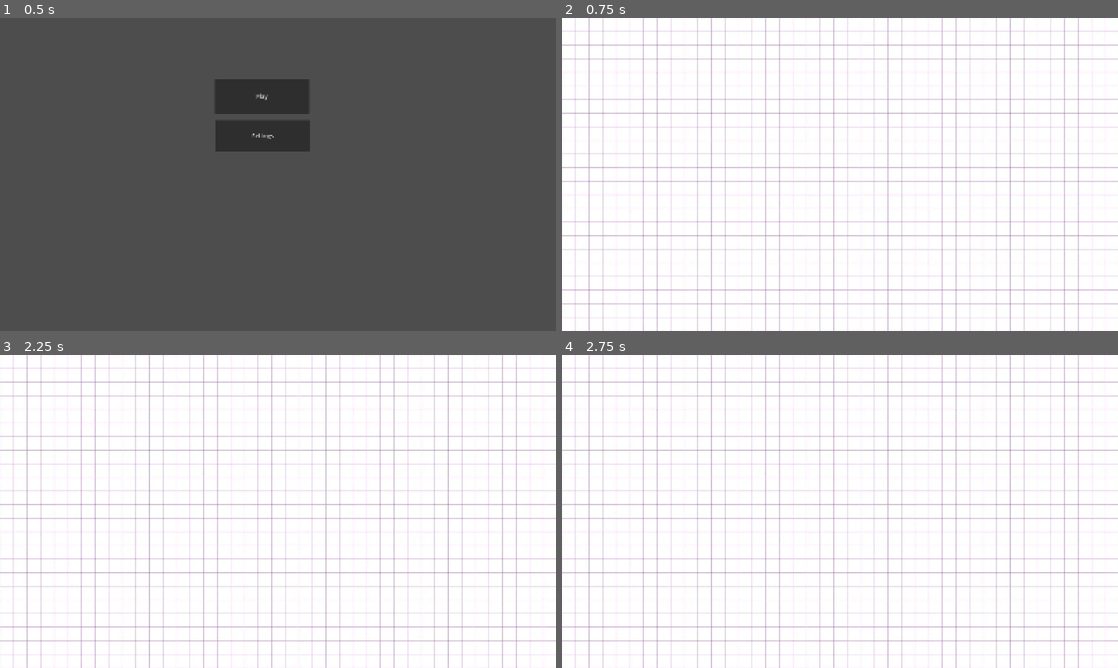
Above: before the commit, frames 1-4 (two rows, left to right).
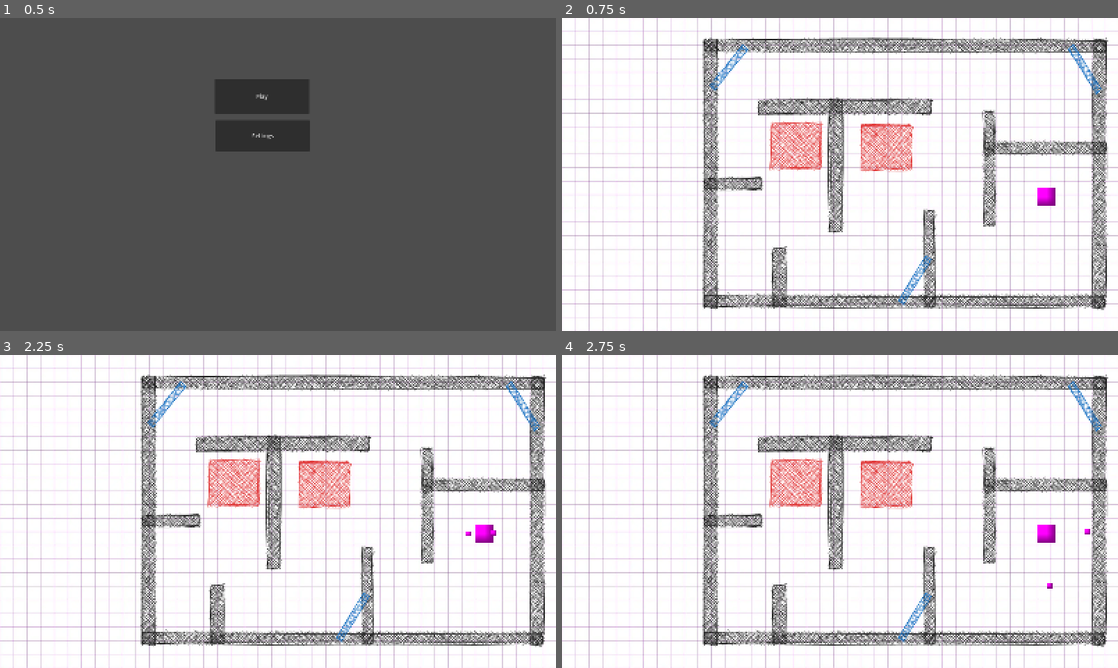
Above: after the commit, the same moments.

Repository: RebellionDevs/100P
Game: Godot game, scene res://scenes/main_menu.tscn
Two runs of this game, one before a commit and one after it. Both use one fixed random seed, a clock stepped at 60 frames per second and the inputs below.
Inputs (mouse positions are in pixels of both pictures, inside the frame that each line leads up to):
- Up to frame 1 (0.5 s): no input
- Up to frame 2 (0.75 s): click "Play" at 0.5 s
- Up to frame 3 (2.25 s): tap Enter at 1.25 s; move the mouse to (400, 495) at 1.27 s; click (400, 495) at 1.42 s; tap Space at 2 s; move the mouse to (166, 527) at 2.02 s; click (166, 527) at 2.17 s
- Up to frame 4 (2.75 s): no input

Frame 1 is identical in both runs. In frame 2, 18% of the frame differs, in the area x 25-99%, y 6-94%; in frame 3, 18%; in frame 4, 18%.

Commit message:
feat: add test-player, bullet, bullet-bouncing

Diff:
--- /dev/null
+++ b/scenes/bullet.tscn
@@ -0,0 +1,17 @@
+[gd_scene format=3 uid="uid://dtclgpudk4ih3"]
+
+[ext_resource type="Script" uid="uid://dthduphgyhnuk" path="res://scripts/bullet.gd" id="1_mkf8s"]
+
+[sub_resource type="PlaceholderTexture2D" id="PlaceholderTexture2D_hh6ca"]
+
+[sub_resource type="CircleShape2D" id="CircleShape2D_lstfj"]
+
+[node name="CharacterBody2D" type="CharacterBody2D" unique_id=573994088]
+script = ExtResource("1_mkf8s")
+
+[node name="Sprite2D" type="Sprite2D" parent="." unique_id=183231814]
+scale = Vector2(15, 15)
+texture = SubResource("PlaceholderTexture2D_hh6ca")
+
+[node name="CollisionShape2D" type="CollisionShape2D" parent="." unique_id=489801703]
+shape = SubResource("CircleShape2D_lstfj")
--- a/scenes/game.tscn
+++ b/scenes/game.tscn
@@ -1,11 +1,15 @@
 [gd_scene format=3 uid="uid://dtbobnacrtecd"]
 
 [ext_resource type="Texture2D" uid="uid://byop1bjfun2tx" path="res://assets/sprites/background.png" id="1_uwrxv"]
+[ext_resource type="Script" uid="uid://d4mywpr5tytwv" path="res://scripts/game.gd" id="1_yqjtg"]
 
-[node name="Node2D" type="Node2D" unique_id=1915535653]
+[node name="Game" type="Node2D" unique_id=1915535653]
+script = ExtResource("1_yqjtg")
 
 [node name="Background" type="TextureRect" parent="." unique_id=1164646141]
 offset_right = 1600.0
 offset_bottom = 900.0
 texture = ExtResource("1_uwrxv")
 stretch_mode = 1
+
+[node name="CurrentLevel" type="Node2D" parent="." unique_id=1779409398]
--- a/scenes/level-1.tscn
+++ b/scenes/level-1.tscn
@@ -1,17 +1,11 @@
 [gd_scene format=3 uid="uid://yicge48108e0"]
 
-[ext_resource type="Texture2D" uid="uid://byop1bjfun2tx" path="res://assets/sprites/background.png" id="1_f6ksk"]
 [ext_resource type="Script" uid="uid://b275oxie6xxlq" path="res://scripts/level_1.gd" id="1_w8wmq"]
 [ext_resource type="Texture2D" uid="uid://0k07ly25m7qg" path="res://assets/sprites/test-level.png" id="2_w8wmq"]
+[ext_resource type="PackedScene" uid="uid://be8qbmt0fe144" path="res://scenes/player.tscn" id="3_w8wmq"]
 
 [node name="Node2D" type="Node2D" unique_id=2108211932]
 script = ExtResource("1_w8wmq")
-
-[node name="BackGround" type="TextureRect" parent="." unique_id=777292158]
-offset_right = 1600.0
-offset_bottom = 900.0
-texture = ExtResource("1_f6ksk")
-stretch_mode = 1
 
 [node name="LevelSprite" type="Sprite2D" parent="." unique_id=8877852]
 position = Vector2(395.99997, 49)
@@ -44,14 +38,16 @@
 [node name="CollisionPolygon2D7" type="CollisionPolygon2D" parent="Walls" unique_id=639958881]
 polygon = PackedVector2Array(1070, 555, 1074, 835, 606, 833, 604, 662, 642, 661, 646, 794, 1038, 797, 1038, 551)
 
-[node name="CollisionPolygon2D8" type="CollisionPolygon2D" parent="Walls" unique_id=238853677 groups=["function_wall"]]
-polygon = PackedVector2Array(443, 205, 535, 91, 517, 77, 423, 194)
+[node name="Function Wall" type="StaticBody2D" parent="." unique_id=1631518726 groups=["function_wall"]]
 
-[node name="CollisionPolygon2D9" type="CollisionPolygon2D" parent="Walls" unique_id=1463182295 groups=["function_wall"]]
+[node name="CollisionPolygon2D9" type="CollisionPolygon2D" parent="Function Wall" unique_id=1463182295 groups=["function_wall"]]
 polygon = PackedVector2Array(969, 815, 1050, 677, 1065, 691, 985, 823)
 
-[node name="CollisionPolygon2D10" type="CollisionPolygon2D" parent="Walls" unique_id=290307485 groups=["function_wall"]]
+[node name="CollisionPolygon2D10" type="CollisionPolygon2D" parent="Function Wall" unique_id=290307485 groups=["function_wall"]]
 polygon = PackedVector2Array(1451, 89, 1536, 217, 1550, 204, 1473, 73)
+
+[node name="CollisionPolygon2D8" type="CollisionPolygon2D" parent="Function Wall" unique_id=238853677 groups=["function_wall"]]
+polygon = PackedVector2Array(443, 205, 535, 91, 517, 77, 423, 194)
 
 [node name="IntegralZone" type="Area2D" parent="." unique_id=1830070504]
 
@@ -61,5 +57,9 @@
 [node name="CollisionPolygon2D2" type="CollisionPolygon2D" parent="IntegralZone" unique_id=1328726317]
 polygon = PackedVector2Array(859, 310, 860, 437, 1008, 434, 1007, 309)
 
+[node name="Player" parent="." unique_id=820453694 instance=ExtResource("3_w8wmq")]
+position = Vector2(1395, 515)
+scale = Vector2(50, 50)
+
 [connection signal="body_entered" from="IntegralZone" to="." method="_on_integral_zone_body_entered"]
 [connection signal="body_exited" from="IntegralZone" to="." method="_on_integral_zone_body_exited"]
--- /dev/null
+++ b/scenes/player.tscn
@@ -0,0 +1,13 @@
+[gd_scene format=3 uid="uid://be8qbmt0fe144"]
+
+[ext_resource type="Script" uid="uid://cwqmrrjai1glx" path="res://scripts/player.gd" id="1_3vyb7"]
+[ext_resource type="PackedScene" uid="uid://dtclgpudk4ih3" path="res://scenes/bullet.tscn" id="2_g2els"]
+
+[sub_resource type="PlaceholderTexture2D" id="PlaceholderTexture2D_hh6ca"]
+
+[node name="Node2D" type="Node2D" unique_id=820453694]
+script = ExtResource("1_3vyb7")
+bullet_scene = ExtResource("2_g2els")
+
+[node name="Sprite2D" type="Sprite2D" parent="." unique_id=2146723943]
+texture = SubResource("PlaceholderTexture2D_hh6ca")
--- /dev/null
+++ b/scripts/bullet.gd
@@ -0,0 +1,41 @@
+class_name Bullet
+extends CharacterBody2D
+
+# Настройки скорости и лимита рикошетов
+@export var speed: float = 600.0
+@export var max_bounces: int = 5
+
+var bounce_count: int = 0
+
+func _ready() -> void:
+	add_to_group("bullet")
+
+func _physics_process(delta: float) -> void:
+	var collision = move_and_collide(velocity * delta)
+
+	if collision:
+		_handle_bounce(collision)
+
+func _handle_bounce(collision: KinematicCollision2D) -> void:
+	var collider = collision.get_collider()
+	var normal = collision.get_normal()
+
+	if collider and collider.is_in_group("function_wall"):
+		bounce_count = 0
+		_apply_function_bounce(collision, normal)
+		return
+
+	bounce_count += 1
+	if bounce_count > max_bounces:
+		queue_free()
+		return
+
+	velocity = velocity.bounce(normal)
+
+# TEST
+func _apply_function_bounce(collision: KinematicCollision2D, normal: Vector2) -> void:
+	var hit_pos = collision.get_position()
+	var base_bounce = velocity.bounce(normal)
+
+	var math_modifier = sin(hit_pos.x * 0.05) * 200.0
+	velocity = base_bounce + Vector2(0, math_modifier)
--- /dev/null
+++ b/scripts/game.gd
@@ -0,0 +1,12 @@
+extends Node2D
+
+@onready var current_level: Node2D = $CurrentLevel
+
+func _ready() -> void:
+	load_level("res://scenes/level-1.tscn")
+
+func load_level(path: String) -> void:
+	var level_scene = load(path) as PackedScene
+	if level_scene:
+		var level_instance = level_scene.instantiate()
+		current_level.add_child(level_instance)
--- /dev/null
+++ b/scripts/player.gd
@@ -0,0 +1,24 @@
+class_name Player
+extends Node2D
+
+@export var bullet_scene: PackedScene
+@export var shoot_speed: float = 700.0
+
+func _unhandled_input(event: InputEvent) -> void:
+	if event is InputEventMouseButton and event.pressed and event.button_index == MOUSE_BUTTON_LEFT:
+		shoot()
+
+func shoot() -> void:
+
+	var bullet = bullet_scene.instantiate() as CharacterBody2D
+	if not bullet:
+		return
+
+	bullet.global_position = global_position
+
+	var mouse_pos = get_global_mouse_position()
+	var direction = (mouse_pos - global_position).normalized()
+
+	bullet.velocity = direction * shoot_speed
+
+	get_tree().current_scene.add_child(bullet)
Not shown, added: scripts/bullet.gd.uid
Not shown, added: scripts/player.gd.uid
